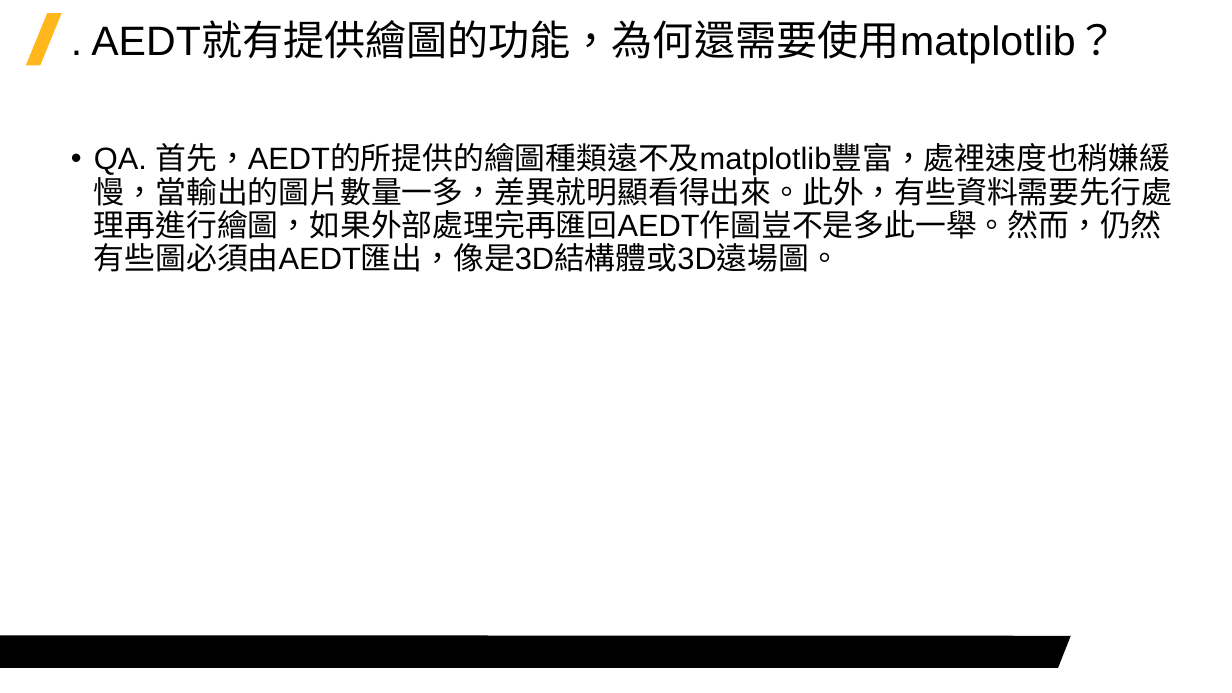
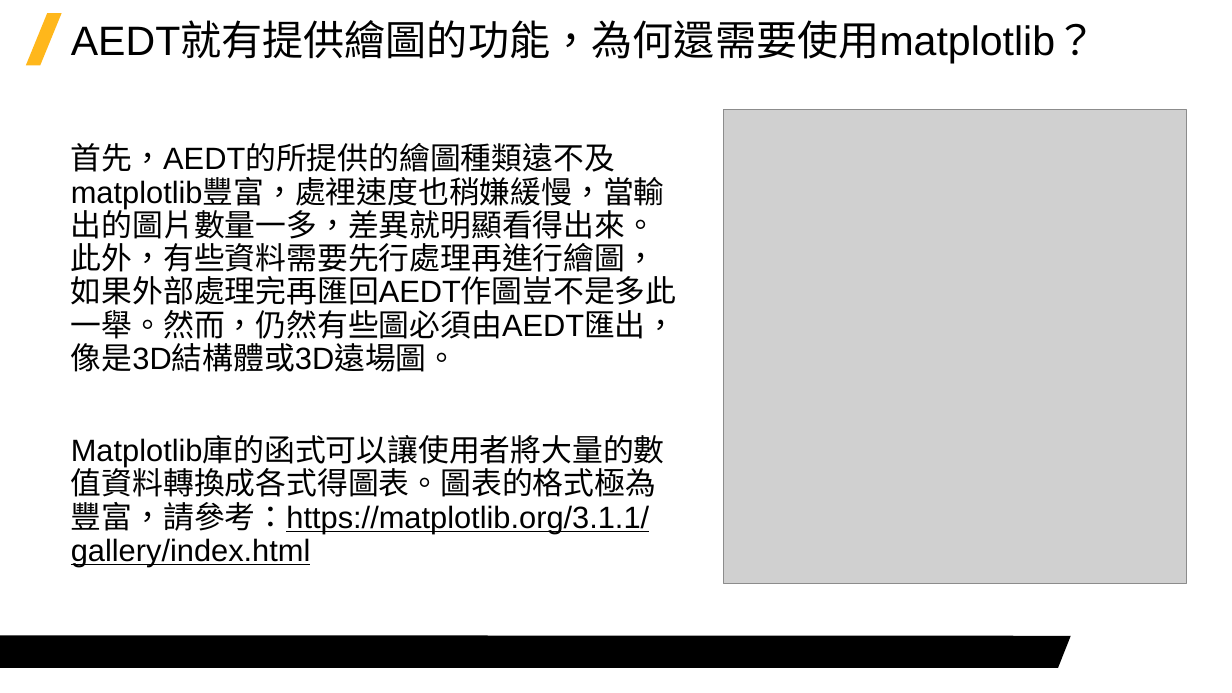
Before and after one commit to Jerrick-cheng/AEDT-Automation-Camp, a slide deck: slide 6 of 上課教材/Week7.pptx. Drawn at 1232x693 pixels with LibreOffice and Linux fonts; fonts in the diff are those of the drawing; grey boxes stand for pictures; background and template pictures are left out. Boxes give left, top, right and bottom in pixels: in the first picture for what was removed or moved away, otherwise in the second. Text is boxed around its words. In the diff, an @@ line names an element or a change of style, - is before the commit and + after.

```diff
--- a/上課教材/Week7.pptx
+++ b/上課教材/Week7.pptx
@@ title at (x1=71, y1=22, x2=1097, y2=63): text changed @@
-. AEDT就有提供繪圖的功能，為何還需要使用matplotlib？
+AEDT就有提供繪圖的功能，為何還需要使用matplotlib？
@@ picture added at (x1=724, y1=110, x2=1187, y2=584) @@
@@ text at (x1=71, y1=143, x2=677, y2=566): text changed @@
-• QA. 首先，AEDT的所提供的繪圖種類遠不及matplotlib豐富，處裡速度也稍嫌緩慢，當輸出的圖片數量一多，差異就明顯看得出來。此外，有些資料需要先行處理再進行繪圖，如果外部處理完再匯回AEDT作圖豈不是多此一舉。然而，仍然有些圖必須由AEDT匯出，像是3D結構體或3D遠場圖。
+首先，AEDT的所提供的繪圖種類遠不及matplotlib豐富，處裡速度也稍嫌緩慢，當輸出的圖片數量一多，差異就明顯看得出來。此外，有些資料需要先行處理再進行繪圖，如果外部處理完再匯回AEDT作圖豈不是多此一舉。然而，仍然有些圖必須由AEDT匯出，像是3D結構體或3D遠場圖。
+Matplotlib庫的函式可以讓使用者將大量的數值資料轉換成各式得圖表。圖表的格式極為豐富，請參考：https://matplotlib.org/3.1.1/gallery/index.html
```
Also in this commit, not shown: 4 other slides changed, 1 slide removed.
